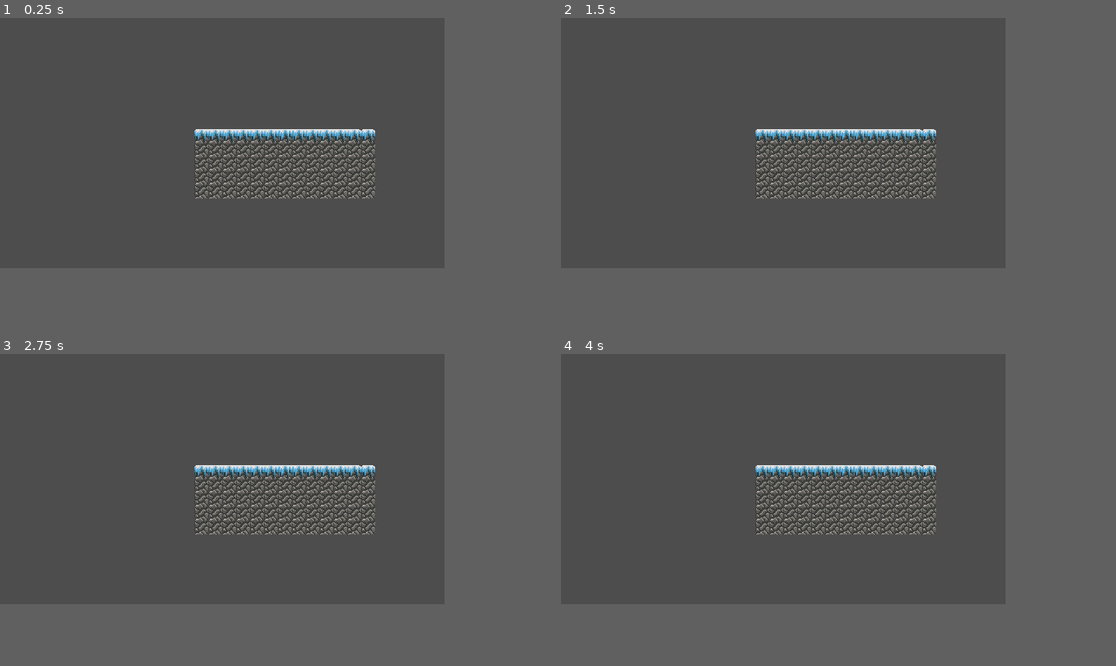
Above: before the commit, frames 1-4 (two rows, left to right).
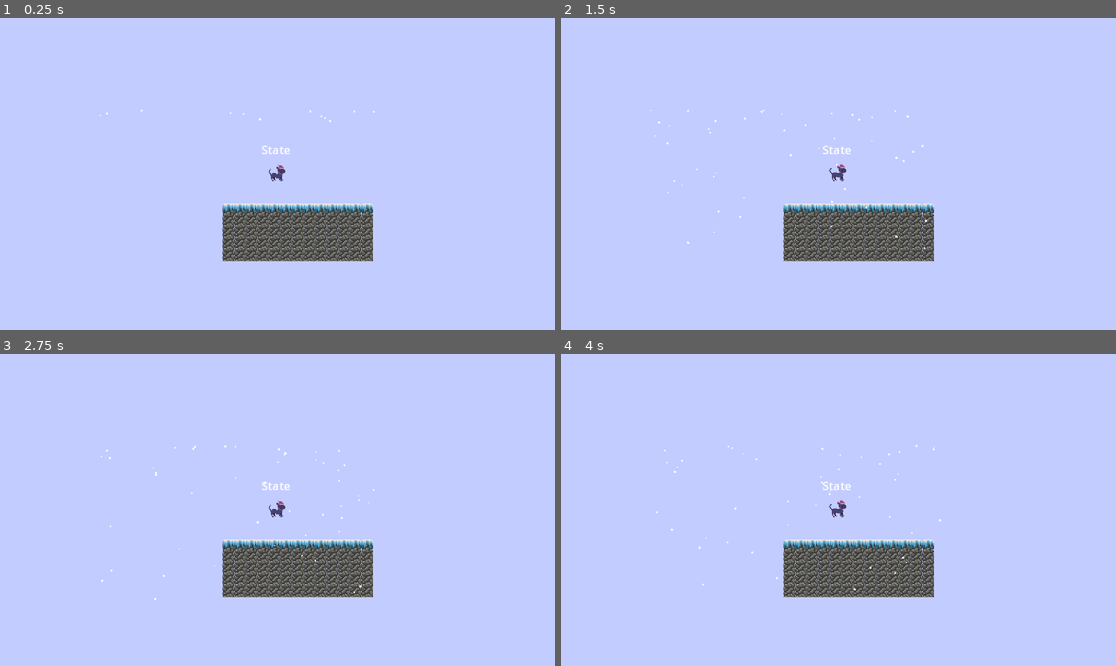
Above: after the commit, the same moments.

Repository: EthanCampana/Sarangs-Christmas-Quest
Game: Godot game, scene res://generic_level.tscn
Two runs of this game, one before a commit and one after it. Both use one fixed random seed, a clock stepped at 60 frames per second and the inputs below. The project has no main scene, so this scene is started directly.
Inputs:
- Up to frame 1 (0.25 s): no input
- Up to frame 2 (1.5 s): hold Space (jump, bound only after the commit) 0.53-1.28 s; hold Right (move_right, bound only after the commit) from 0.53 s (still down); tap Space (jump, bound only after the commit) at 1.35 s
- Up to frame 3 (2.75 s): tap Space (jump, bound only after the commit) at 1.52, 1.82 s; release Right (move_right, bound only after the commit) at 2.03 s; hold Left (move_left, bound only after the commit) from 2.03 s (still down); hold Space (jump, bound only after the commit) from 2.03 s (still down)
- Up to frame 4 (4 s): release Left (move_left, bound only after the commit) at 2.78 s; release Space (jump, bound only after the commit) at 2.78 s; hold Right (move_right, bound only after the commit) from 2.78 s (still down); tap Space (jump, bound only after the commit) at 2.85, 3.02, 3.32 s; hold Space (jump, bound only after the commit) from 3.53 s (still down)
The window is 640x360 before the commit and 799x449 after it. Grey fills any space a smaller window leaves; there, only what the larger window draws over its background counts as a difference.

The runs differ from the first frame. In frame 1, 61% of the frame differs, in the area x 0-81%, y 0-81%; in frame 2, 61%; in frame 3, 61%; in frame 4, 61%.
Error after the commit: Parse Error: The function signature doesn't match the parent. Parent signature is "get_gravity() -> Vector2". (res://scripts/Player.gd:52)

Commit message:
Worked on windows setting but still no good. Added simple snow particle system.

Diff:
--- a/generic_level.tscn
+++ b/generic_level.tscn
@@ -1,11 +1,20 @@
-[gd_scene load_steps=2 format=3 uid="uid://dh6y6majp8bdh"]
+[gd_scene load_steps=4 format=3 uid="uid://dh6y6majp8bdh"]
 
+[ext_resource type="PackedScene" uid="uid://dxojkv4wlgml1" path="res://scenes/Sarang.tscn" id="1_cqkgm"]
 [ext_resource type="PackedScene" uid="uid://cas1efp7vr84p" path="res://scenes/tile_map.tscn" id="1_oahd1"]
+[ext_resource type="PackedScene" uid="uid://vc4njew5aqea" path="res://scenes/snow_particle.tscn" id="3_5o2n2"]
 
 [node name="Generic-level" type="Node2D"]
 
-[node name="Camera2D" type="Camera2D" parent="."]
-zoom = Vector2(1.25, 1.25)
+[node name="Camera2D2" type="Camera2D" parent="."]
+enabled = false
+zoom = Vector2(0.1, 0.1)
+
+[node name="Sarang" parent="." instance=ExtResource("1_cqkgm")]
+position = Vector2(44, -57)
 
 [node name="TileMap" parent="." instance=ExtResource("1_oahd1")]
 layer_0/tile_data = PackedInt32Array(-2, 0, 0, -1, 65536, 0, -65536, 65536, 0, -65535, 65536, 0, -65534, 65536, 0, -655 …(802 unchanged characters)…
+
+[node name="Snow-particle" parent="." instance=ExtResource("3_5o2n2")]
+position = Vector2(-21, -145)
--- a/project.godot
+++ b/project.godot
@@ -14,15 +14,29 @@
 config/features=PackedStringArray("4.1", "Forward Plus")
 config/icon="res://icon.svg"
 
-[display]
-
-window/size/viewport_width=640
-window/size/viewport_height=360
-
 [dotnet]
 
 project/assembly_name="Sarangs-christmas-quest"
 
+[input]
+
+move_left={
+"deadzone": 0.5,
+"events": [Object(InputEventKey,"resource_local_to_scene":false,"resource_name":"","device":-1,"window_id":0,"alt_pressed":false,"shift_pressed":false,"ctrl_pressed":false,"meta_pressed":false,"pressed":false,"keycode":0,"physical_keycode":4194319,"key_label":0,"unicode":0,"echo":false,"script":null)
+]
+}
+move_right={
+"deadzone": 0.5,
+"events": [Object(InputEventKey,"resource_local_to_scene":false,"resource_name":"","device":-1,"window_id":0,"alt_pressed":false,"shift_pressed":false,"ctrl_pressed":false,"meta_pressed":false,"pressed":false,"keycode":0,"physical_keycode":4194321,"key_label":0,"unicode":0,"echo":false,"script":null)
+]
+}
+jump={
+"deadzone": 0.5,
+"events": [Object(InputEventKey,"resource_local_to_scene":false,"resource_name":"","device":-1,"window_id":0,"alt_pressed":false,"shift_pressed":false,"ctrl_pressed":false,"meta_pressed":false,"pressed":false,"keycode":0,"physical_keycode":32,"key_label":0,"unicode":32,"echo":false,"script":null)
+]
+}
+
 [rendering]
 
 textures/canvas_textures/default_texture_filter=0
+environment/defaults/default_clear_color=Color(0.764706, 0.8, 1, 1)
--- a/scenes/Sarang.tscn
+++ b/scenes/Sarang.tscn
@@ -380,6 +380,59 @@
 "values": [Vector2(-7, 2), Vector2(-23, -4), Vector2(-8, 6), Vector2(9, 3), Vector2(23, -4), Vector2(20, -3), Vector2(21, -3)]
 }
 
+[sub_resource type="Animation" id="Animation_ls0mk"]
+resource_name = "Walk"
+length = 0.5
+loop_mode = 1
+tracks/0/type = "value"
+tracks/0/imported = false
+tracks/0/enabled = true
+tracks/0/path = NodePath("Sprite2D:texture")
+tracks/0/interp = 1
+tracks/0/loop_wrap = true
+tracks/0/keys = {
+"times": PackedFloat32Array(0),
+"transitions": PackedFloat32Array(1),
+"update": 1,
+"values": [ExtResource("3_ttac4")]
+}
+tracks/1/type = "value"
+tracks/1/imported = false
+tracks/1/enabled = true
+tracks/1/path = NodePath("Sprite2D:frame")
+tracks/1/interp = 1
+tracks/1/loop_wrap = true
+tracks/1/keys = {
+"times": PackedFloat32Array(0, 0.1, 0.2, 0.3, 0.4),
+"transitions": PackedFloat32Array(1, 1, 1, 1, 1),
+"update": 1,
+"values": [0, 1, 2, 3, 4]
+}
+tracks/2/type = "value"
+tracks/2/imported = false
+tracks/2/enabled = true
+tracks/2/path = NodePath("Sprite2D:hframes")
+tracks/2/interp = 1
+tracks/2/loop_wrap = true
+tracks/2/keys = {
+"times": PackedFloat32Array(0),
+"transitions": PackedFloat32Array(1),
+"update": 1,
+"values": [6]
+}
+tracks/3/type = "value"
+tracks/3/imported = false
+tracks/3/enabled = true
+tracks/3/path = NodePath("CollisionShape2D:position")
+tracks/3/interp = 1
+tracks/3/loop_wrap = true
+tracks/3/keys = {
+"times": PackedFloat32Array(0),
+"transitions": PackedFloat32Array(1),
+"update": 0,
+"values": [Vector2(0, 0)]
+}
+
 [sub_resource type="Animation" id="Animation_kuaec"]
 resource_name = "Wall_Cling"
 length = 0.6
@@ -431,59 +484,6 @@
 "transitions": PackedFloat32Array(1),
 "update": 0,
 "values": [Vector2(-7, -2)]
-}
-
-[sub_resource type="Animation" id="Animation_ls0mk"]
-resource_name = "Walk"
-length = 0.5
-loop_mode = 1
-tracks/0/type = "value"
-tracks/0/imported = false
-tracks/0/enabled = true
-tracks/0/path = NodePath("Sprite2D:texture")
-tracks/0/interp = 1
-tracks/0/loop_wrap = true
-tracks/0/keys = {
-"times": PackedFloat32Array(0),
-"transitions": PackedFloat32Array(1),
-"update": 1,
-"values": [ExtResource("3_ttac4")]
-}
-tracks/1/type = "value"
-tracks/1/imported = false
-tracks/1/enabled = true
-tracks/1/path = NodePath("Sprite2D:frame")
-tracks/1/interp = 1
-tracks/1/loop_wrap = true
-tracks/1/keys = {
-"times": PackedFloat32Array(0, 0.1, 0.2, 0.3, 0.4),
-"transitions": PackedFloat32Array(1, 1, 1, 1, 1),
-"update": 1,
-"values": [0, 1, 2, 3, 4]
-}
-tracks/2/type = "value"
-tracks/2/imported = false
-tracks/2/enabled = true
-tracks/2/path = NodePath("Sprite2D:hframes")
-tracks/2/interp = 1
-tracks/2/loop_wrap = true
-tracks/2/keys = {
-"times": PackedFloat32Array(0),
-"transitions": PackedFloat32Array(1),
-"update": 1,
-"values": [6]
-}
-tracks/3/type = "value"
-tracks/3/imported = false
-tracks/3/enabled = true
-tracks/3/path = NodePath("CollisionShape2D:position")
-tracks/3/interp = 1
-tracks/3/loop_wrap = true
-tracks/3/keys = {
-"times": PackedFloat32Array(0),
-"transitions": PackedFloat32Array(1),
-"update": 0,
-"values": [Vector2(0, 0)]
 }
 
 [sub_resource type="AnimationLibrary" id="AnimationLibrary_ygyyk"]
@@ -504,11 +504,6 @@
 
 [node name="Sarang" type="CharacterBody2D"]
 script = ExtResource("1_ojsqd")
-jump_height = 30.0
-jump_time_to_peak = 0.2
-jump_time_to_descent = 0.3
-ACCELERATION = 700
-friction = 700
 
 [node name="Sprite2D" type="Sprite2D" parent="."]
 texture = ExtResource("1_nw6th")
--- /dev/null
+++ b/scenes/snow_particle.tscn
@@ -0,0 +1,19 @@
+[gd_scene load_steps=2 format=3 uid="uid://vc4njew5aqea"]
+
+[sub_resource type="ParticleProcessMaterial" id="ParticleProcessMaterial_4purk"]
+emission_shape = 3
+emission_box_extents = Vector3(200, 1, 1)
+particle_flag_disable_z = true
+spread = 45.75
+gravity = Vector3(35, 400, 0)
+orbit_velocity_min = 0.0
+orbit_velocity_max = 0.0
+angle_max = 18.5
+scale_min = 1.3
+scale_max = 2.9
+
+[node name="Snow-particle" type="GPUParticles2D"]
+position = Vector2(243, 36)
+amount = 50
+process_material = SubResource("ParticleProcessMaterial_4purk")
+trail_lifetime = 0.01
